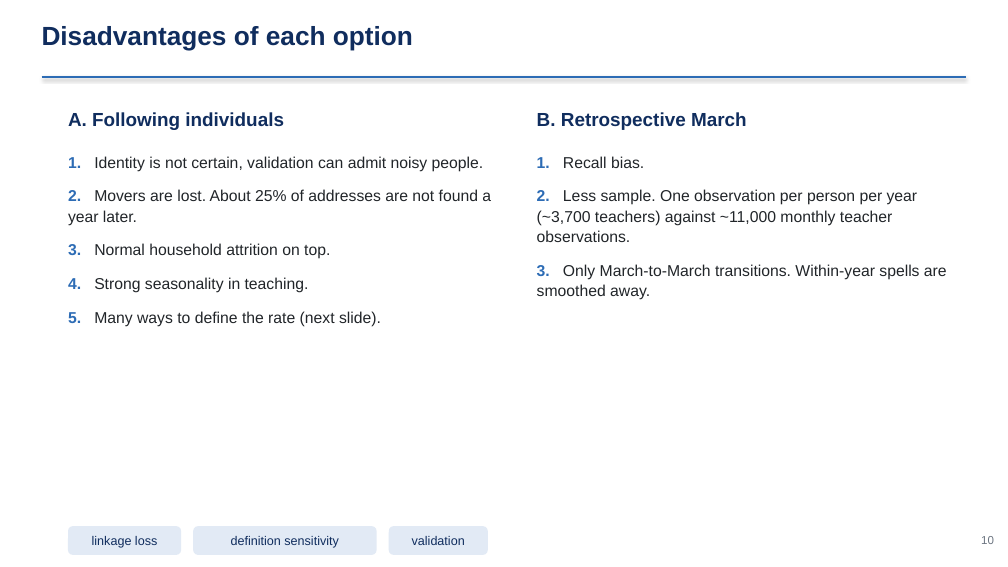
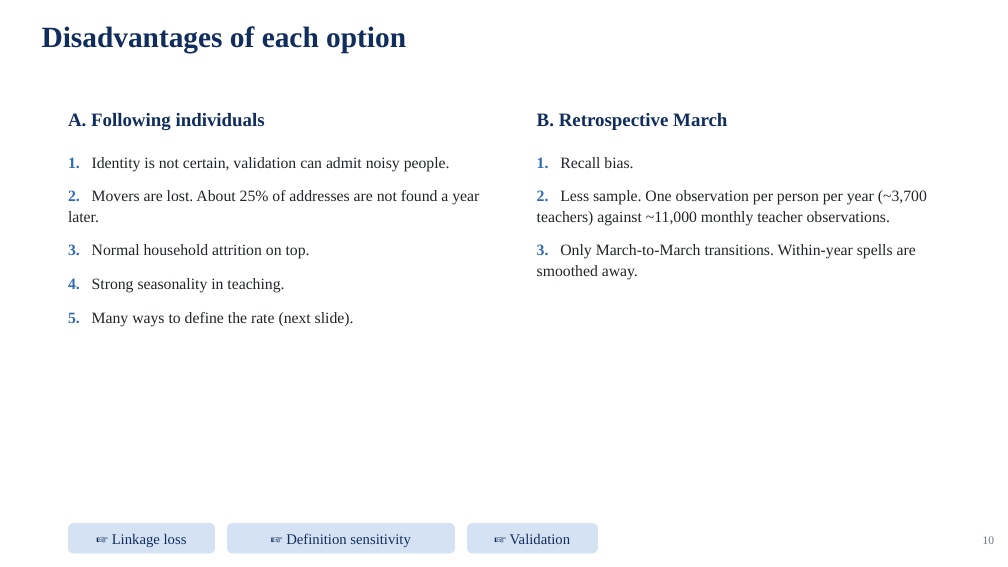
Before and after one commit to jedr1-ship-it/Alternative-Pathways----Quant, a slide deck: slide 10 of report/data_cluster/Proyect_US_cluster.pptx. Drawn at 1008x567 pixels with LibreOffice and Linux fonts; fonts in the diff are those of the drawing. Boxes give left, top, right and bottom in pixels: in the first picture for what was removed or moved away, otherwise in the second. Text is boxed around its words. In the diff, an @@ line names an element or a change of style, - is before the commit and + after.

```diff
--- a/report/data_cluster/Proyect_US_cluster.pptx
+++ b/report/data_cluster/Proyect_US_cluster.pptx
@@ text "Disadvantages of each option" at [42,26,406,53]: size 25 to 28 pt, font Arial to Times New Roman @@
@@ line removed from (42, 77) to (966, 77) @@
@@ font Arial to Times New Roman in 5 elements at [983,536,995,544], [68,113,265,130], [68,157,479,327], [537,113,727,130], [537,157,927,279] @@
@@ rounded rectangle "☞ Linkage loss": place and size @@
-rounded rectangle "☞ Linkage loss" at [68,526,181,555]
+rounded rectangle "☞ Linkage loss" at [68,523,215,554]
@@ text in rounded rectangle at [112,533,187,547]: text changed; size 12 to 14 pt; font Arial to Times New Roman @@
-linkage loss
+☞ Linkage loss
@@ rounded rectangle "☞ Definition sensitivity": place and size @@
-rounded rectangle "☞ Definition sensitivity" at [194,526,377,555]
+rounded rectangle "☞ Definition sensitivity" at [227,523,454,554]
@@ text in rounded rectangle at [286,533,410,547]: text changed; size 12 to 14 pt; font Arial to Times New Roman @@
-definition sensitivity
+☞ Definition sensitivity
@@ fill #E2EAF5 to #D5E2F3 in 3 elements at [68,523,215,554], [227,523,454,554], [467,523,598,554] @@
@@ rounded rectangle "☞ Validation": place and size @@
-rounded rectangle "☞ Validation" at [389,526,488,555]
+rounded rectangle "☞ Validation" at [467,523,598,554]
@@ text in rounded rectangle at [510,533,570,544]: text changed; size 12 to 14 pt; font Arial to Times New Roman @@
-validation
+☞ Validation
```
Also in this commit, not shown: 47 other slides changed, 3 other files.
